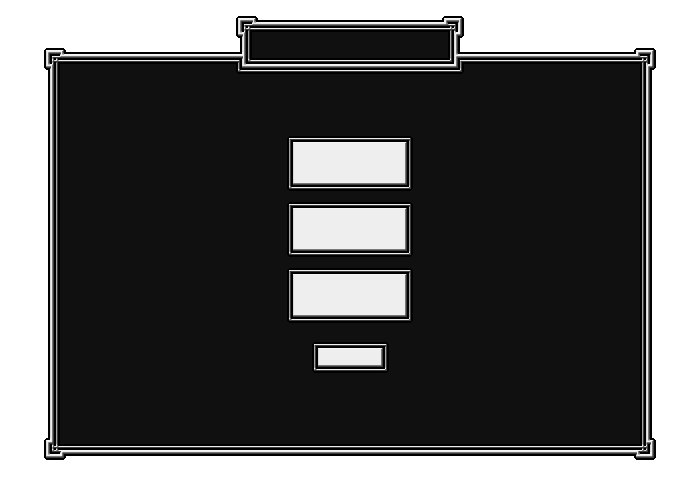
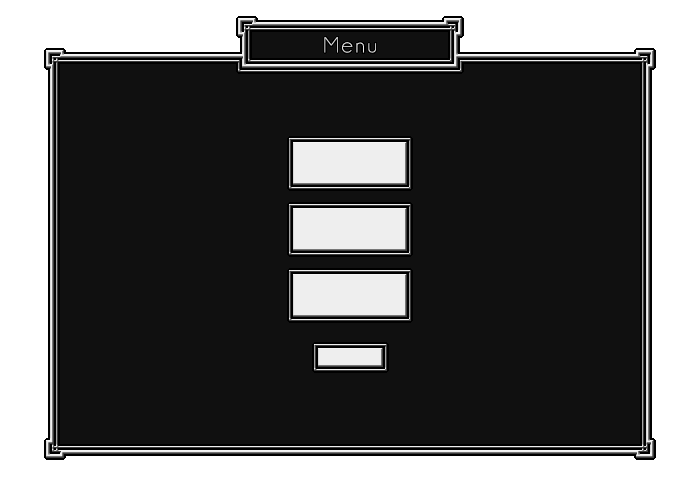
Two versions of the same layered image (700px x 500px). Layer-by-layer changes:
added layer "Menu" above "Layout" over <box>324,37,376,53</box>
added group "Layout" with 17 layers over <box>323,36,377,54</box>
moved "Frame" into group "Layout" over <box>323,36,377,54</box>
